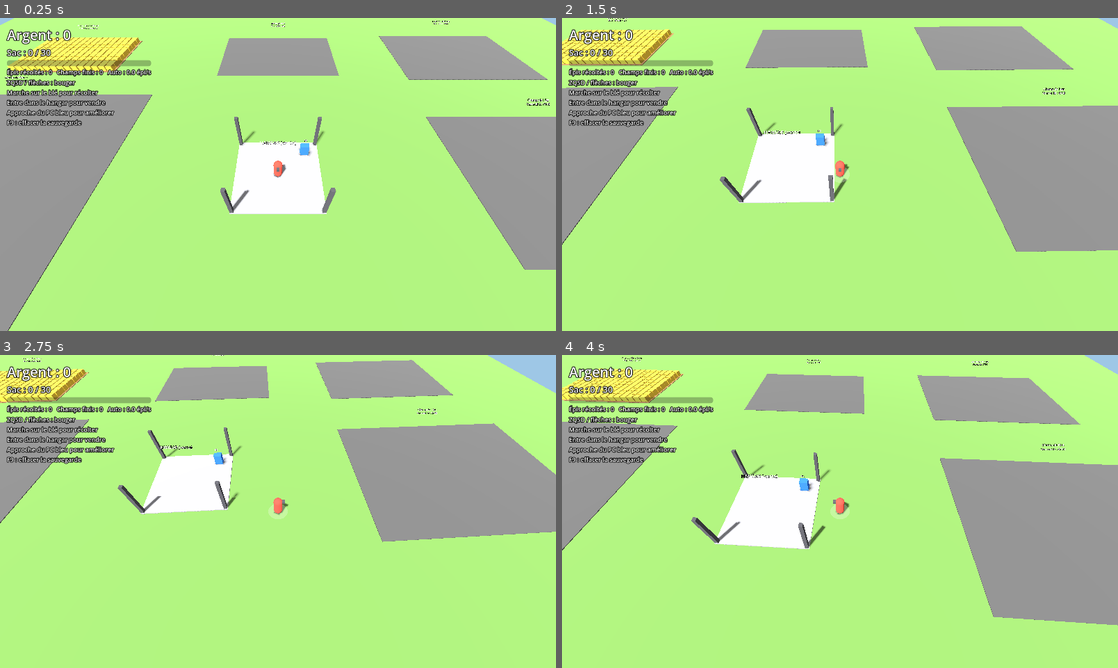
Above: before the commit, frames 1-4 (two rows, left to right).
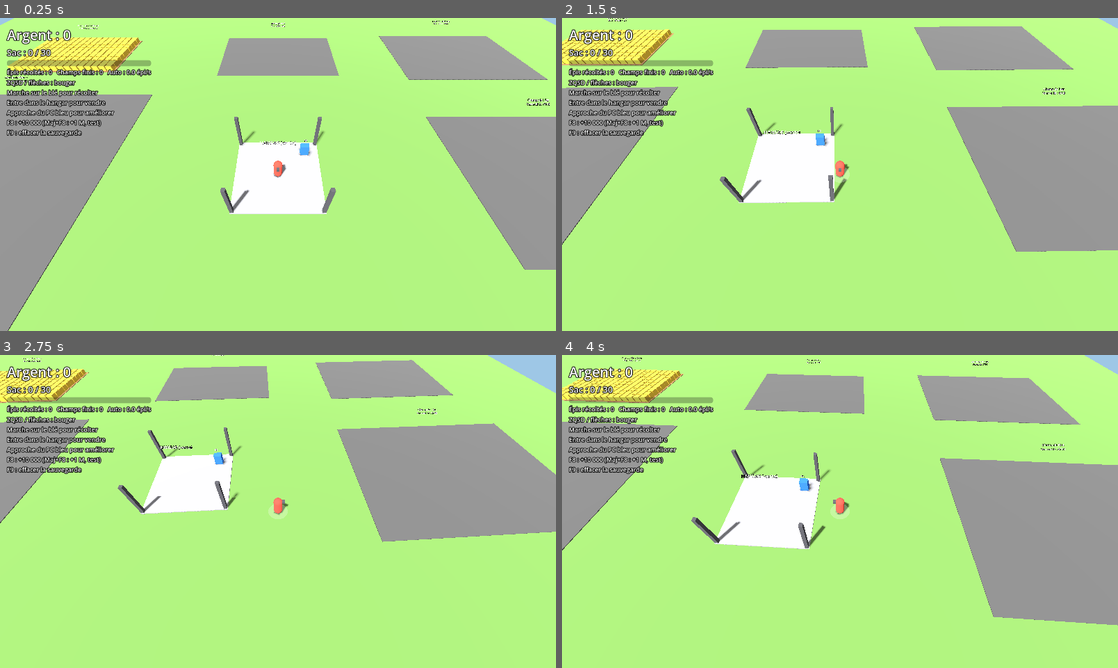
Above: after the commit, the same moments.

Repository: Valaraukar56/Agrimental
Game: Godot game, scene res://godot/main.tscn
Two runs of this game, one before a commit and one after it. Both use one fixed random seed, a clock stepped at 60 frames per second and the inputs below.
Inputs:
- Up to frame 1 (0.25 s): no input
- Up to frame 2 (1.5 s): tap Enter at 0.5 s; hold D 0.53-1.28 s; hold S from 1.28 s (still down)
- Up to frame 3 (2.75 s): release S at 2.03 s; hold D from 2.03 s (still down)
- Up to frame 4 (4 s): release D at 2.78 s; hold W 2.78-3.53 s; hold A from 3.53 s (still down)

The runs differ from the first frame. In frame 1, 0.4% of the frame differs, in the area x 1-19%, y 19-38%; in frame 2, 0.4%; in frame 3, 0.5%, in the area x 1-19%, y 32-38%; in frame 4, 0.4%.

Commit message:
Phases d'outil plus longues et triche argent F8
- Rééquilibrage : Faux à 15 min, Débroussailleuse à 35 min,
  Moissonneuse à 67 min, dernier champ vers 1 h 58. Rayons et vitesses
  inchangés.
- Simulateur : lit toutes ses valeurs dans les JSON, bilan par phase.
- Godot : F8 +10 000 / Maj+F8 +1 000 000, seulement en build de debug.

Co-Authored-By: Claude Opus 5.5 <noreply@anthropic.com>

Diff:
--- a/data/equipment.json
+++ b/data/equipment.json
@@ -12,7 +12,7 @@
     "id": "faux",
     "name": "Faux",
     "desc": "Un grand arc de coupe",
-    "cost": 1500,
+    "cost": 7000,
     "model": "pied",
     "set": { "harvestRadius": 1.5, "moveSpeed": 6 },
     "add": {}
@@ -21,7 +21,7 @@
     "id": "debroussailleuse",
     "name": "Débroussailleuse",
     "desc": "Coupe large, on avance plus vite",
-    "cost": 25000,
+    "cost": 65000,
     "model": "pied",
     "set": { "harvestRadius": 2.2, "moveSpeed": 7 },
     "add": {}
--- a/data/fields.json
+++ b/data/fields.json
@@ -5,6 +5,6 @@
   { "id": "f4", "name": "Champ de l'Est",      "crop": "wheat", "width": 21, "height": 16, "unlockCost": 8100,   "slot": { "col": 3, "row": 2 } },
   { "id": "f5", "name": "Champ du Sud-Est",    "crop": "wheat", "width": 23, "height": 18, "unlockCost": 24000, "slot": { "col": 3, "row": 3 } },
   { "id": "f6", "name": "Champ du Sud",        "crop": "wheat", "width": 25, "height": 20, "unlockCost": 72000,  "slot": { "col": 2, "row": 3 } },
-  { "id": "f7", "name": "Champ du Sud-Ouest",  "crop": "wheat", "width": 27, "height": 22, "unlockCost": 217500, "slot": { "col": 1, "row": 3 } },
-  { "id": "f8", "name": "Champ de l'Ouest",    "crop": "wheat", "width": 30, "height": 25, "unlockCost": 660000, "slot": { "col": 1, "row": 2 } }
+  { "id": "f7", "name": "Champ du Sud-Ouest",  "crop": "wheat", "width": 27, "height": 22, "unlockCost": 400000, "slot": { "col": 1, "row": 3 } },
+  { "id": "f8", "name": "Champ de l'Ouest",    "crop": "wheat", "width": 30, "height": 25, "unlockCost": 900000, "slot": { "col": 1, "row": 2 } }
 ]
--- a/data/upgrades.json
+++ b/data/upgrades.json
@@ -9,7 +9,7 @@
     "op": "add",
     "value": 1,
     "baseCost": 80,
-    "costGrowth": 1.12,
+    "costGrowth": 1.11,
     "maxLevel": null
   },
   {
@@ -22,7 +22,7 @@
     "op": "add",
     "value": 150,
     "baseCost": 100,
-    "costGrowth": 1.2,
+    "costGrowth": 1.15,
     "maxLevel": null
   },
   {
@@ -35,7 +35,7 @@
     "op": "mul",
     "value": 0.85,
     "baseCost": 4000,
-    "costGrowth": 1.25,
+    "costGrowth": 1.2,
     "maxLevel": 10
   },
   {
@@ -48,7 +48,7 @@
     "op": "add",
     "value": 1,
     "baseCost": 4000,
-    "costGrowth": 1.13,
+    "costGrowth": 1.12,
     "maxLevel": null
   }
 ]
--- a/godot/main.gd
+++ b/godot/main.gd
@@ -377,7 +377,7 @@
 	hud["sack_bar"] = bar
 	hud["stats"] = _label(top, 14)
 	var help := _label(top, 14)
-	help.text = "ZQSD / flèches : bouger\nMarche sur le blé pour récolter\nEntre dans le hangar pour vendre\nApproche du PC bleu pour améliorer\nF9 : effacer la sauvegarde"
+	help.text = "ZQSD / flèches : bouger\nMarche sur le blé pour récolter\nEntre dans le hangar pour vendre\nApproche du PC bleu pour améliorer\nF8 : +10 000 (Maj+F8 : +1 M, test)\nF9 : effacer la sauvegarde"
 
 	var msg := _label(layer, 26)
 	msg.set_anchors_and_offsets_preset(Control.PRESET_CENTER_TOP)
@@ -495,6 +495,11 @@
 
 
 func _unhandled_input(event: InputEvent) -> void:
+	# Triche de test (uniquement depuis l'editeur) : F8 = +10 000, Maj+F8 = +1 000 000
+	if event is InputEventKey and event.pressed and event.physical_keycode == KEY_F8 and OS.is_debug_build():
+		var amount := 1000000.0 if event.shift_pressed else 10000.0
+		game.state["money"] += amount   # volontairement hors totals.earned : ne fausse pas les stats
+		_show_message("Triche : +%s" % _fmt(amount))
 	if event is InputEventKey and event.pressed and event.physical_keycode == KEY_F9:
 		saving_enabled = false
 		Storage.clear_save()
